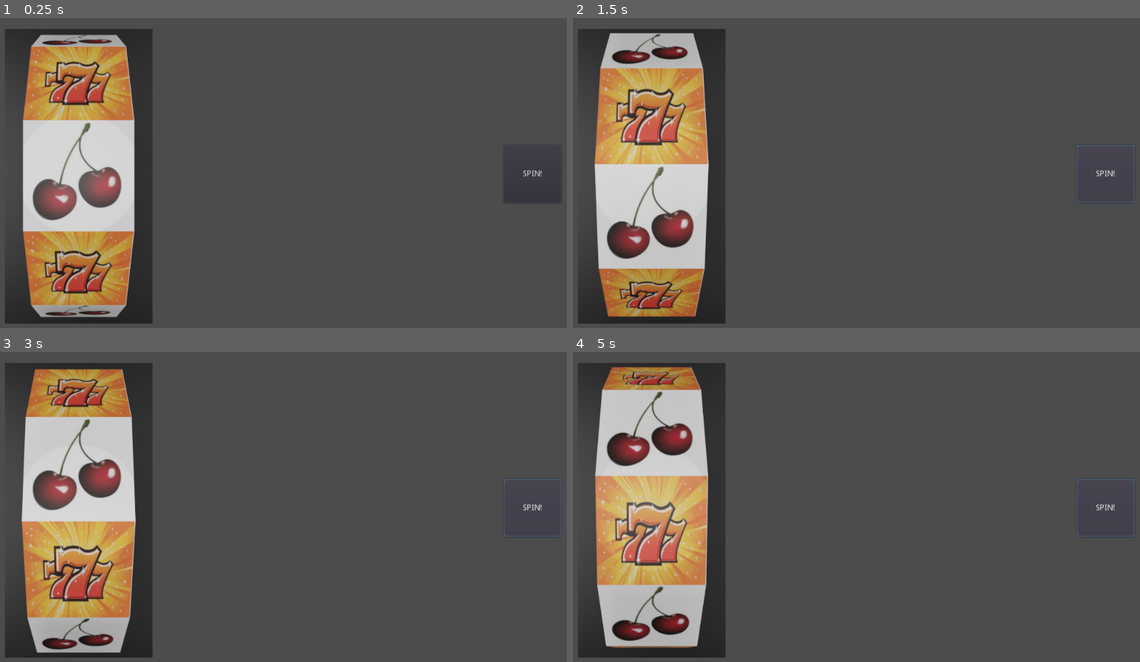
Above: before the commit, frames 1-4 (two rows, left to right).
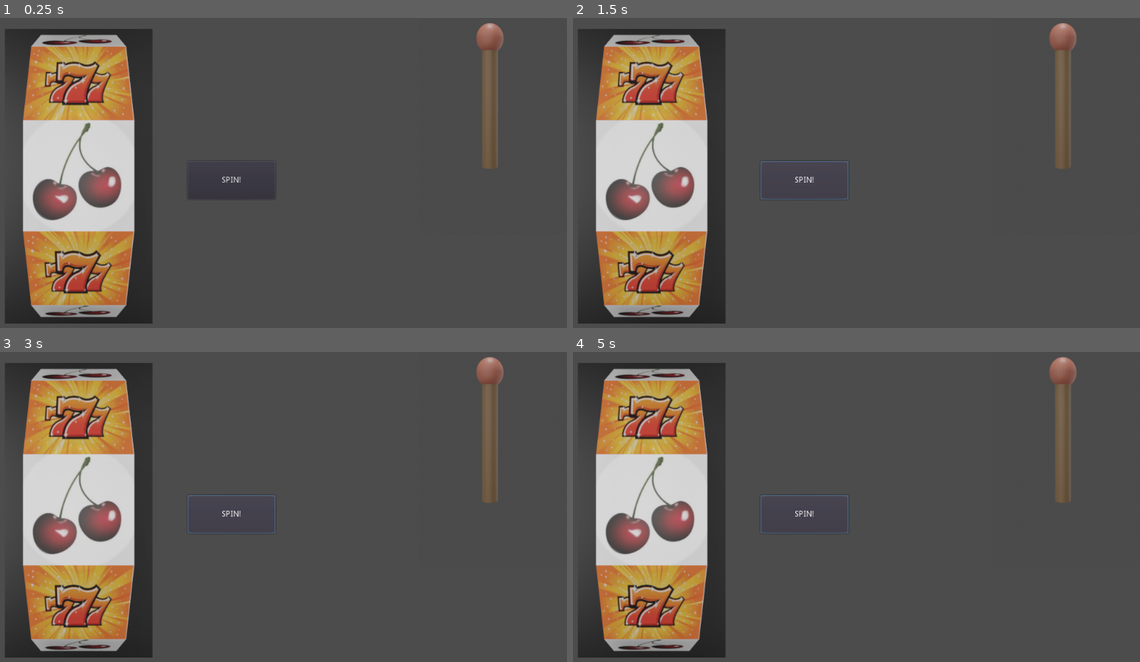
Above: after the commit, the same moments.

Repository: chris-krenz/EC327-GroupProject
Game: Godot game, scene res://SlotMachine.tscn
Same seed, same stepped clock (60 frames per second), same inputs: the game is played once before the commit and once after it.
Inputs:
- Up to frame 1 (0.25 s): no input
- Up to frame 2 (1.5 s): click "SPIN!" at 0.5 s; click "SPIN!" at 1.25 s
- Up to frame 3 (3 s): click "SPIN!" at 2 s
- Up to frame 4 (5 s): no input

The runs differ from the first frame. In frame 1, 1.4% of the frame differs, in the area x 33-96%, y 1-59%; in frame 2, 15%; in frame 3, 15%; in frame 4, 16%, in the area x 3-99%, y 1-97%.

Commit message:
animations and lever manipulations improved

Diff:
--- /dev/null
+++ b/src/Lever.gd
@@ -0,0 +1,38 @@
+extends AnimatedSprite
+
+onready var slider : VSlider = get_node("slider")	#'onready' same as func _ready()
+onready var wheel1 : AnimatedSprite = get_node("Wheel1")
+
+var dragging : bool = false
+
+
+func _on_slider_drag_started():
+	dragging = true
+
+
+func _on_slider_drag_ended(_value_changed):	# triggered when mouse button released
+	if dragging == true:
+		dragging = false
+		if slider.value > 10:
+			frame = 25 + (slider.value/5)
+			playing = true
+			slider.value = 30
+	else:
+		slider.value = 30
+
+
+func _on_Lever_animation_finished():
+	playing = false
+
+
+func _process(_delta):
+	pass
+
+
+func _on_VSlider_value_changed(value):
+	if (dragging == true) and (value > 10):
+		frame = 30 - value
+	elif (dragging == true) and (value <= 10):
+		playing = true
+		dragging = false
+		wheel1.playing = true
--- /dev/null
+++ b/src/SlotMachine.gd
@@ -0,0 +1,16 @@
+extends Node2D
+
+
+# Declare member variables here. Examples:
+# var a = 2
+# var b = "text"
+
+
+# Called when the node enters the scene tree for the first time.
+func _ready():
+	pass # Replace with function body.
+
+
+# Called every frame. 'delta' is the elapsed time since the previous frame.
+#func _process(delta):
+#	pass
--- a/src/SlotMachine.tscn
+++ b/src/SlotMachine.tscn
@@ -32,6 +32,48 @@
 [ext_resource path="res://wheel/0028.png" type="Texture" id=30]
 [ext_resource path="res://wheel/0029.png" type="Texture" id=31]
 [ext_resource path="res://wheel/0027.png" type="Texture" id=32]
+[ext_resource path="res://Lever.gd" type="Script" id=33]
+[ext_resource path="res://lever/0005.png" type="Texture" id=34]
+[ext_resource path="res://lever/0002.png" type="Texture" id=35]
+[ext_resource path="res://lever/0003.png" type="Texture" id=36]
+[ext_resource path="res://lever/0004.png" type="Texture" id=37]
+[ext_resource path="res://lever/0006.png" type="Texture" id=38]
+[ext_resource path="res://lever/0000.png" type="Texture" id=39]
+[ext_resource path="res://lever/0001.png" type="Texture" id=40]
+[ext_resource path="res://lever/0019.png" type="Texture" id=41]
+[ext_resource path="res://lever/0020.png" type="Texture" id=42]
+[ext_resource path="res://lever/0022.png" type="Texture" id=43]
+[ext_resource path="res://lever/0016.png" type="Texture" id=44]
+[ext_resource path="res://lever/0010.png" type="Texture" id=45]
+[ext_resource path="res://lever/0021.png" type="Texture" id=46]
+[ext_resource path="res://lever/0009.png" type="Texture" id=47]
+[ext_resource path="res://lever/0012.png" type="Texture" id=48]
+[ext_resource path="res://lever/0023.png" type="Texture" id=49]
+[ext_resource path="res://lever/0007.png" type="Texture" id=50]
+[ext_resource path="res://lever/0008.png" type="Texture" id=51]
+[ext_resource path="res://lever/0018.png" type="Texture" id=52]
+[ext_resource path="res://lever/0015.png" type="Texture" id=53]
+[ext_resource path="res://lever/0011.png" type="Texture" id=54]
+[ext_resource path="res://lever/0017.png" type="Texture" id=55]
+[ext_resource path="res://lever/0014.png" type="Texture" id=56]
+[ext_resource path="res://lever/0013.png" type="Texture" id=57]
+[ext_resource path="res://lever/0026.png" type="Texture" id=58]
+[ext_resource path="res://lever/0025.png" type="Texture" id=59]
+[ext_resource path="res://lever/0029.png" type="Texture" id=60]
+[ext_resource path="res://lever/0028.png" type="Texture" id=61]
+[ext_resource path="res://lever/0030.png" type="Texture" id=62]
+[ext_resource path="res://lever/0027.png" type="Texture" id=63]
+[ext_resource path="res://lever/0024.png" type="Texture" id=64]
+[ext_resource path="res://slider.gd" type="Script" id=65]
+[ext_resource path="res://SlotMachine.gd" type="Script" id=66]
+
+[sub_resource type="SpriteFrames" id=2]
+animations = [ {
+"frames": [ ExtResource( 39 ), ExtResource( 40 ), ExtResource( 35 ), ExtResource( 36 ), ExtResource( 37 ), ExtResource( 34 ), ExtResource( 38 ), ExtResource( 50 ), ExtResource( 51 ), ExtResource( 47 ), ExtResource( 45 ), ExtResource( 54 ), ExtResource( 48 ), ExtResource( 57 ), ExtResource( 56 ), ExtResource( 53 ), ExtResource( 44 ), ExtResource( 55 ), ExtResource( 52 ), ExtResource( 41 ), ExtResource( 42 ), ExtResource( 46 ), ExtResource( 43 ), ExtResource( 49 ), ExtResource( 64 ), ExtResource( 59 ), ExtResource( 58 ), ExtResource( 63 ), ExtResource( 61 ), ExtResource( 60 ), ExtResource( 62 ) ],
+"loop": false,
+"name": "lever",
+"speed": 15.0
+} ]
 
 [sub_resource type="SpriteFrames" id=1]
 animations = [ {
@@ -41,20 +83,41 @@
 "speed": 15.0
 } ]
 
-[node name="Node2D" type="Node2D"]
+[node name="SlotMachine" type="Node2D"]
+script = ExtResource( 66 )
 
-[node name="Wheel1" type="AnimatedSprite" parent="."]
-position = Vector2( 162, 298 )
+[node name="Lever" type="AnimatedSprite" parent="."]
+position = Vector2( 880, 141 )
+frames = SubResource( 2 )
+animation = "lever"
+script = ExtResource( 33 )
+
+[node name="slider" type="VSlider" parent="Lever"]
+show_behind_parent = true
+margin_left = -66.0
+margin_top = -113.0
+margin_right = 56.0
+margin_bottom = 94.0
+max_value = 30.0
+value = 30.0
+scrollable = false
+script = ExtResource( 65 )
+
+[node name="Wheel1" type="AnimatedSprite" parent="Lever"]
+position = Vector2( -718, 157 )
 frames = SubResource( 1 )
 animation = "wheel1"
 script = ExtResource( 1 )
 
 [node name="TestButton" type="Button" parent="."]
-margin_left = 899.0
-margin_top = 244.0
-margin_right = 999.0
-margin_bottom = 344.0
+margin_left = 351.0
+margin_top = 272.0
+margin_right = 503.0
+margin_bottom = 338.0
 text = "SPIN!"
 
-[connection signal="pressed" from="TestButton" to="Wheel1" method="_on_TestButton_pressed"]
-[connection signal="toggled" from="TestButton" to="Wheel1" method="_on_TestButton_toggled"]
+[connection signal="animation_finished" from="Lever" to="Lever" method="_on_Lever_animation_finished"]
+[connection signal="drag_ended" from="Lever/slider" to="Lever" method="_on_slider_drag_ended"]
+[connection signal="drag_started" from="Lever/slider" to="Lever" method="_on_slider_drag_started"]
+[connection signal="value_changed" from="Lever/slider" to="Lever" method="_on_VSlider_value_changed"]
+[connection signal="pressed" from="TestButton" to="Lever/Wheel1" method="_on_TestButton_pressed"]
--- a/src/Wheel1.gd
+++ b/src/Wheel1.gd
@@ -1,24 +1,15 @@
 extends AnimatedSprite
 
 
-# Declare member variables here. Examples:
-# var a = 2
-# var b = "text"
-var toggle = false
 
 
-# Called when the node enters the scene tree for the first time.
-#func _ready():
-#	pass # Replace with function body.
+
+#func _on_TestButton_pressed():
+#	if playing == false:
+#		playing = true
+#	else:
+#		playing = false
 
 
-# Called every frame. 'delta' is the elapsed time since the previous frame.
-func _process(delta):
-	pass
-
-
-func _on_TestButton_pressed():
-	if playing == false:
-		playing = true
-	else:
-		playing = false
+func _on_Wheel1_frame_changed():
+	pass # Replace with function body.
--- a/src/project.godot
+++ b/src/project.godot
@@ -17,6 +17,14 @@
 
 common/drop_mouse_on_gui_input_disabled=true
 
+[input]
+
+click={
+"deadzone": 0.5,
+"events": [ Object(InputEventMouseButton,"resource_local_to_scene":false,"resource_name":"","device":0,"alt":false,"shift":false,"control":false,"meta":false,"command":false,"button_mask":0,"position":Vector2( 0, 0 ),"global_position":Vector2( 0, 0 ),"factor":1.0,"button_index":1,"pressed":false,"doubleclick":false,"script":null)
+ ]
+}
+
 [physics]
 
 common/enable_pause_aware_picking=true
--- /dev/null
+++ b/src/slider.gd
@@ -0,0 +1,23 @@
+extends VSlider
+
+
+# Declare member variables here. Examples:
+# var a = 2
+# var b = "text"
+
+
+# Called when the node enters the scene tree for the first time.
+func _ready():
+	pass # Replace with function body.
+
+
+# Called every frame. 'delta' is the elapsed time since the previous frame.
+#func _process(delta):
+#	pass
+
+# func setRange(i):
+# 	Range = 10
+
+
+# func getRange():
+# 	return Range
Not shown: 1 places in src/SlotMachine.tscn that only renumber resources
Binary file added: src/lever/0000.png
Not shown, added: src/lever/0000.png.import
Binary file added: src/lever/0001.png
Not shown, added: src/lever/0001.png.import
Binary file added: src/lever/0002.png
Not shown, added: src/lever/0002.png.import
Binary file added: src/lever/0003.png
Not shown, added: src/lever/0003.png.import
Binary file added: src/lever/0004.png
Not shown, added: src/lever/0004.png.import
Binary file added: src/lever/0005.png
(and 61 more such lines)
